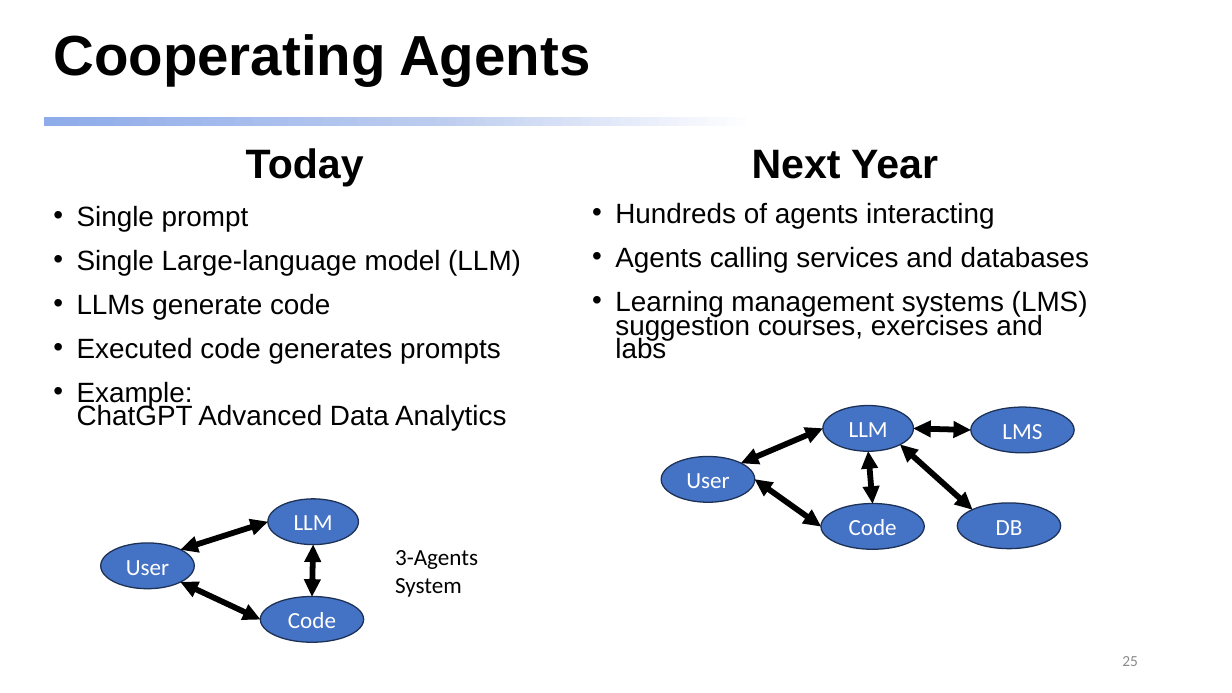
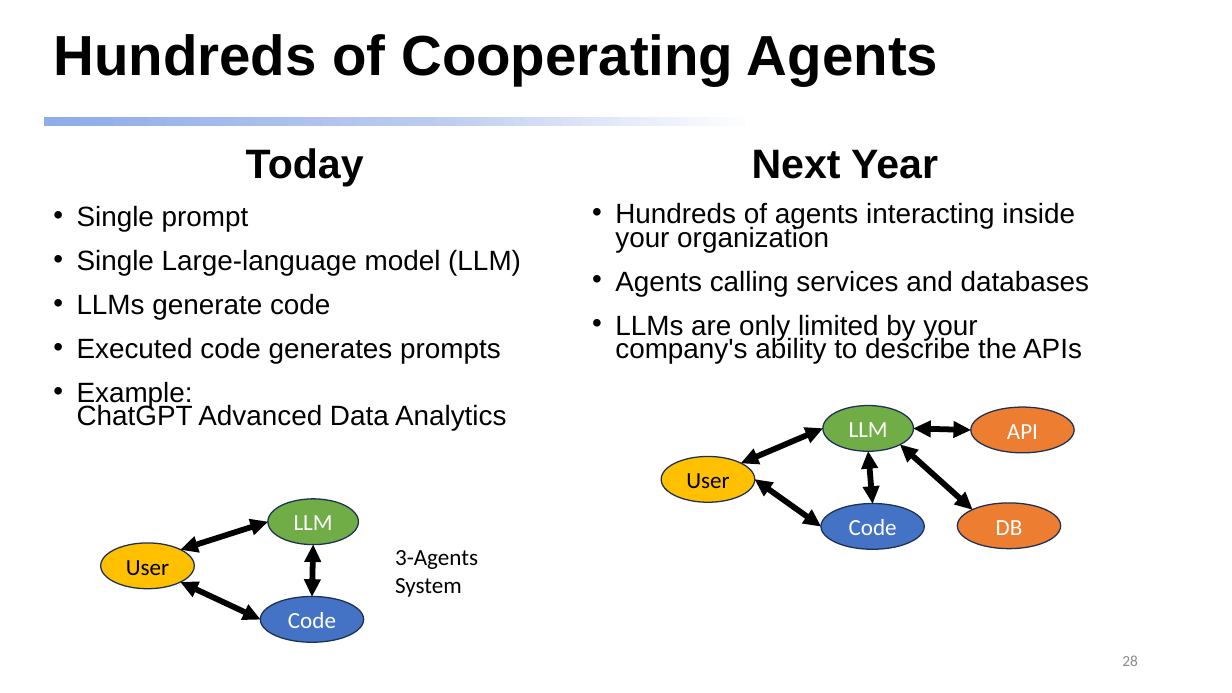
Before and after one commit to dmccreary/genai-arch-patterns, a slide deck: slide 28 of slides/One-Hour-Talk.pptx (slide 25 before the commit). Drawn at 1232x693 pixels with LibreOffice and Linux fonts; fonts in the diff are those of the drawing. Boxes give left, top, right and bottom in pixels: in the first picture for what was removed or moved away, otherwise in the second. Text is boxed around its words. In the diff, an @@ line names an element or a change of style, - is before the commit and + after.

```diff
--- a/slides/One-Hour-Talk.pptx
+++ b/slides/One-Hour-Talk.pptx
@@ title at <box>53,34,938,85</box>: text changed @@
-Cooperating Agents
+Hundreds of Cooperating Agents
@@ text at <box>615,202,1075,252</box>: text changed @@
-• Hundreds of agents interacting
+• Hundreds of agents interacting inside your organization
@@ text at <box>615,314,1082,363</box>: text changed @@
-• Learning management systems (LMS) suggestion courses, exercises and labs
+• LLMs are only limited by your company's ability to describe the APIs
@@ ellipse "LLM" at <box>823,406,914,452</box>: fill #4472C4 to #70AD47 @@
@@ ellipse "API" at <box>971,408,1075,454</box>: fill #4472C4 to #ED7D31 @@
@@ text in ellipse at <box>1007,424,1038,439</box>: text changed @@
-LMS
+API
@@ ellipse "User" at <box>662,457,755,503</box>: text colour #FFFFFF to #000000; fill #4472C4 to #FFC000 @@
@@ ellipse "LLM" at <box>268,499,359,545</box>: fill #4472C4 to #70AD47 @@
@@ ellipse "DB" at <box>958,503,1061,549</box>: fill #4472C4 to #ED7D31 @@
@@ ellipse "User" at <box>101,543,194,590</box>: text colour #FFFFFF to #000000; fill #4472C4 to #FFC000 @@
@@ page number at <box>1122,655,1138,666</box>: text changed @@
-25
+28
```
Also in this commit, not shown: 22 other slides changed, 5 slides added, 1 slide removed, 7 other files.
